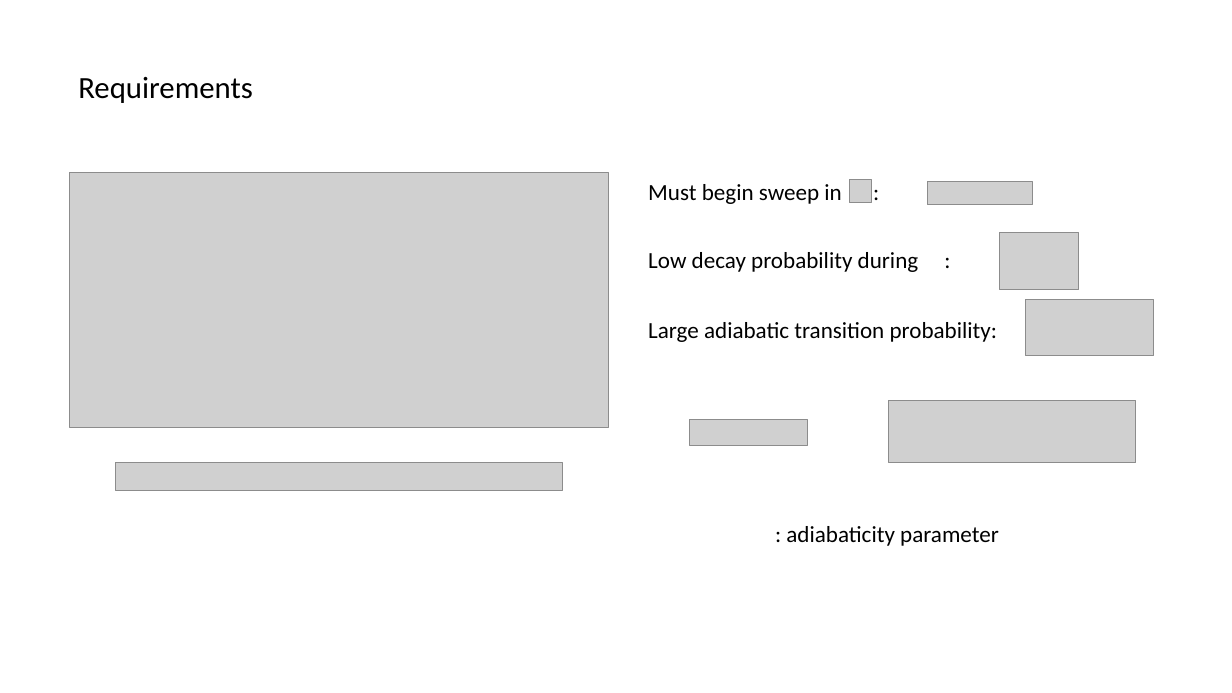
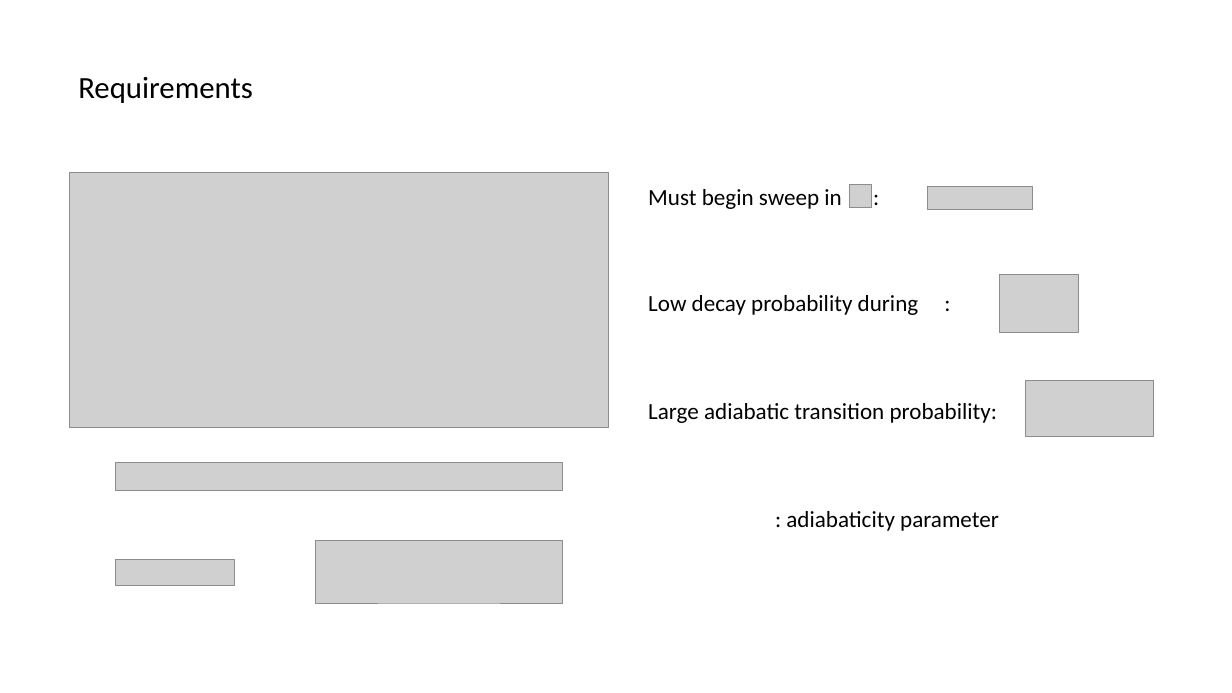
Before and after one commit to huanium/huanium, a slide deck: slide 4 of MIT PhD/ZGS/ZGS -Aug-26-2022/BUI-ZGS-Aug-26-2022.pptx. Drawn at 1232x693 pixels with LibreOffice and Linux fonts; fonts in the diff are those of the drawing; grey boxes stand for pictures; background and template pictures are left out. Boxes give left, top, right and bottom in pixels: in the first picture for what was removed or moved away, otherwise in the second. Text is boxed around its words. In the diff, an @@ line names an element or a change of style, - is before the commit and + after.

```diff
--- a/MIT PhD/ZGS/ZGS -Aug-26-2022/BUI-ZGS-Aug-26-2022.pptx
+++ b/MIT PhD/ZGS/ZGS -Aug-26-2022/BUI-ZGS-Aug-26-2022.pptx
@@ 2 pictures, 1 text: place and size @@
-2 pictures, 1 text at [648,180,1032,205]
+2 pictures, 1 text at [648,185,1032,210]
@@ text "Low decay probability during :": place and size @@
-text "Low decay probability during :" at [648,252,919,272]
+text "Low decay probability during :" at [648,295,919,315]
@@ picture: place and size @@
-picture at [1000,233,1080,290]
+picture at [1000,274,1080,332]
@@ picture: place and size @@
-picture at [1026,299,1154,356]
+picture at [1026,380,1154,436]
@@ text "Large adiabatic transition probability:": place and size @@
-text "Large adiabatic transition probability:" at [648,322,997,342]
+text "Large adiabatic transition probability:" at [648,403,997,423]
@@ text ": adiabaticity parameter": place and size @@
-text ": adiabaticity parameter" at [786,526,999,546]
+text ": adiabaticity parameter" at [786,511,999,531]
@@ picture: place and size @@
-picture at [689,420,808,445]
+picture at [116,560,234,586]
@@ picture: place and size @@
-picture at [889,400,1137,463]
+picture at [315,541,563,604]
```
Also in this commit, not shown: 3 other slides changed, 1 slide added, 3 other files.
